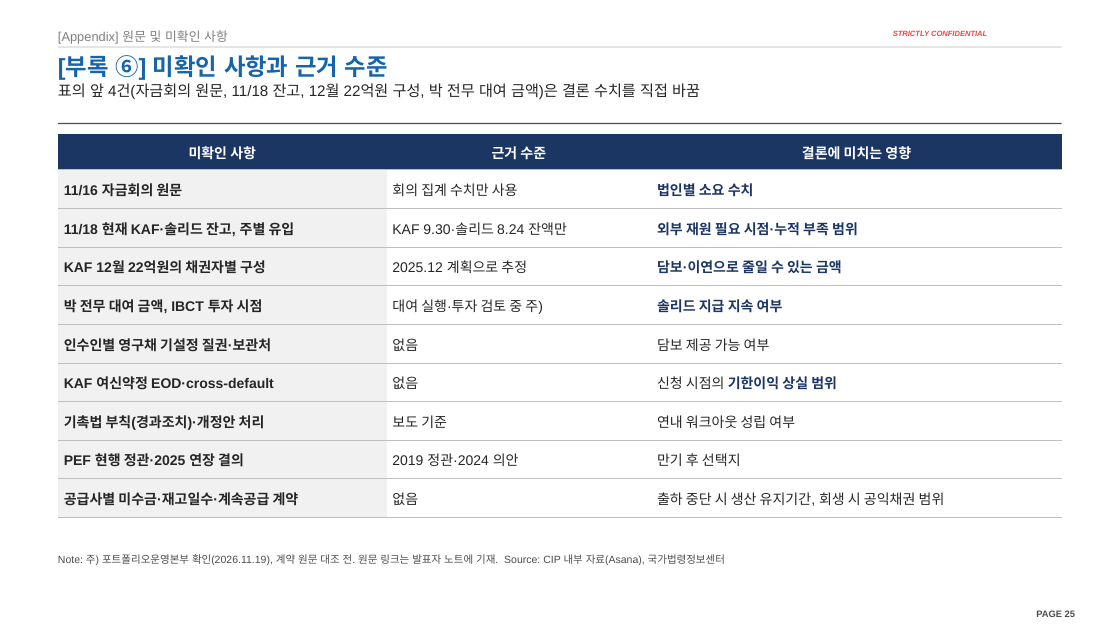
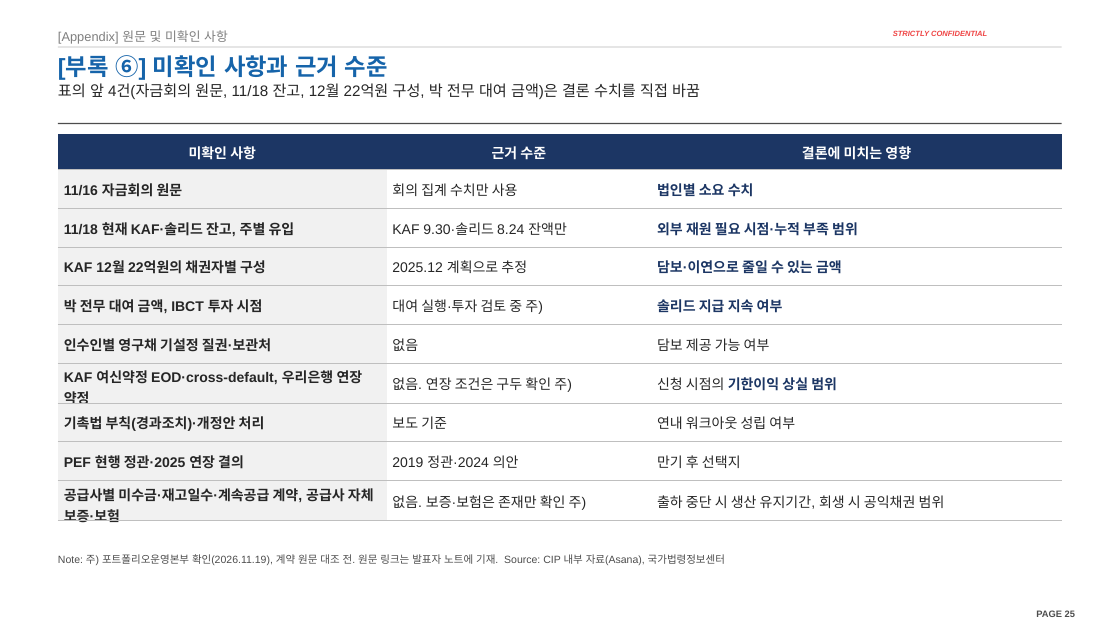
Before and after one commit to jogyesung/GS-Secretary, a slide deck: slide 25 of outputs/CIP_KAF_솔리드_자금조달차질_시나리오_20261118.pptx. Drawn at 1120x630 pixels with LibreOffice and Linux fonts; fonts in the diff are those of the drawing; background and template pictures are left out. Boxes give left, top, right and bottom in pixels: in the first picture for what was removed or moved away, otherwise in the second. Text is boxed around its words. In the diff, an @@ line names an element or a change of style, - is before the commit and + after.

```diff
--- a/outputs/CIP_KAF_솔리드_자금조달차질_시나리오_20261118.pptx
+++ b/outputs/CIP_KAF_솔리드_자금조달차질_시나리오_20261118.pptx
@@ table at (x1=58, y1=134, x2=1062, y2=526) @@
-row 7, column 1: KAF 여신약정 EOD·cross-default
+row 7, column 1: KAF 여신약정 EOD·cross-default, 우리은행 연장 약정
-row 7, column 2: 없음
+row 7, column 2: 없음. 연장 조건은 구두 확인 주)
-row 10, column 1: 공급사별 미수금·재고일수·계속공급 계약
+row 10, column 1: 공급사별 미수금·재고일수·계속공급 계약, 공급사 자체 보증·보험
-row 10, column 2: 없음
+row 10, column 2: 없음. 보증·보험은 존재만 확인 주)
```
Also in this commit, not shown: 4 other slides changed, 1 other file.
